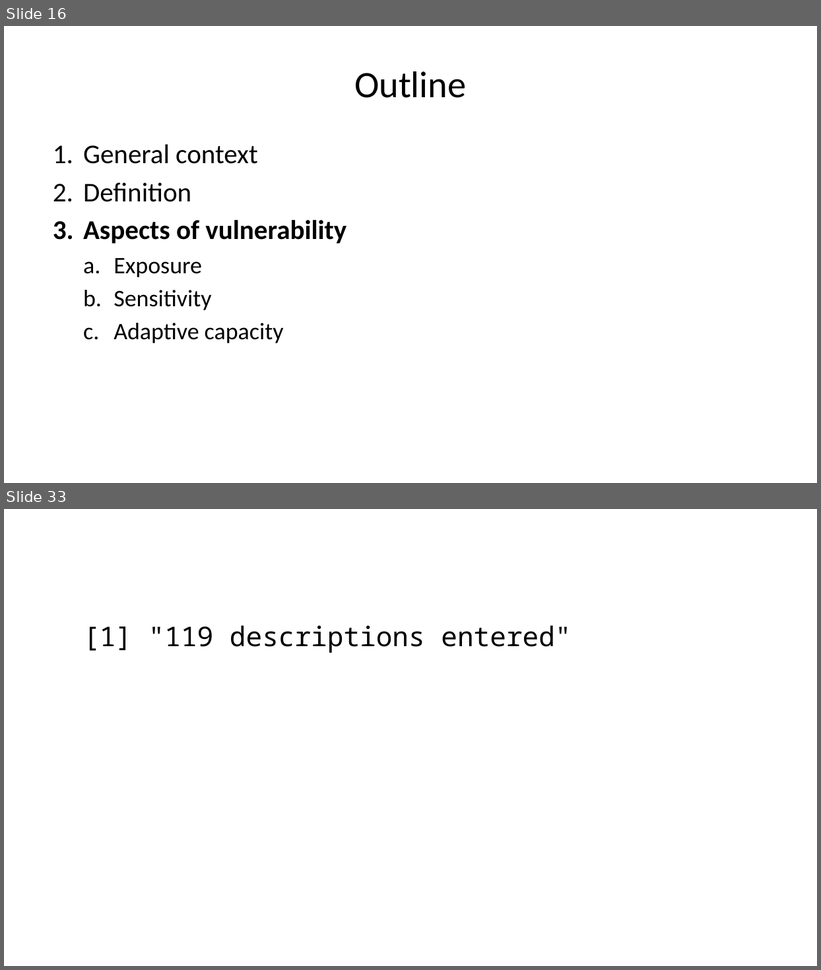
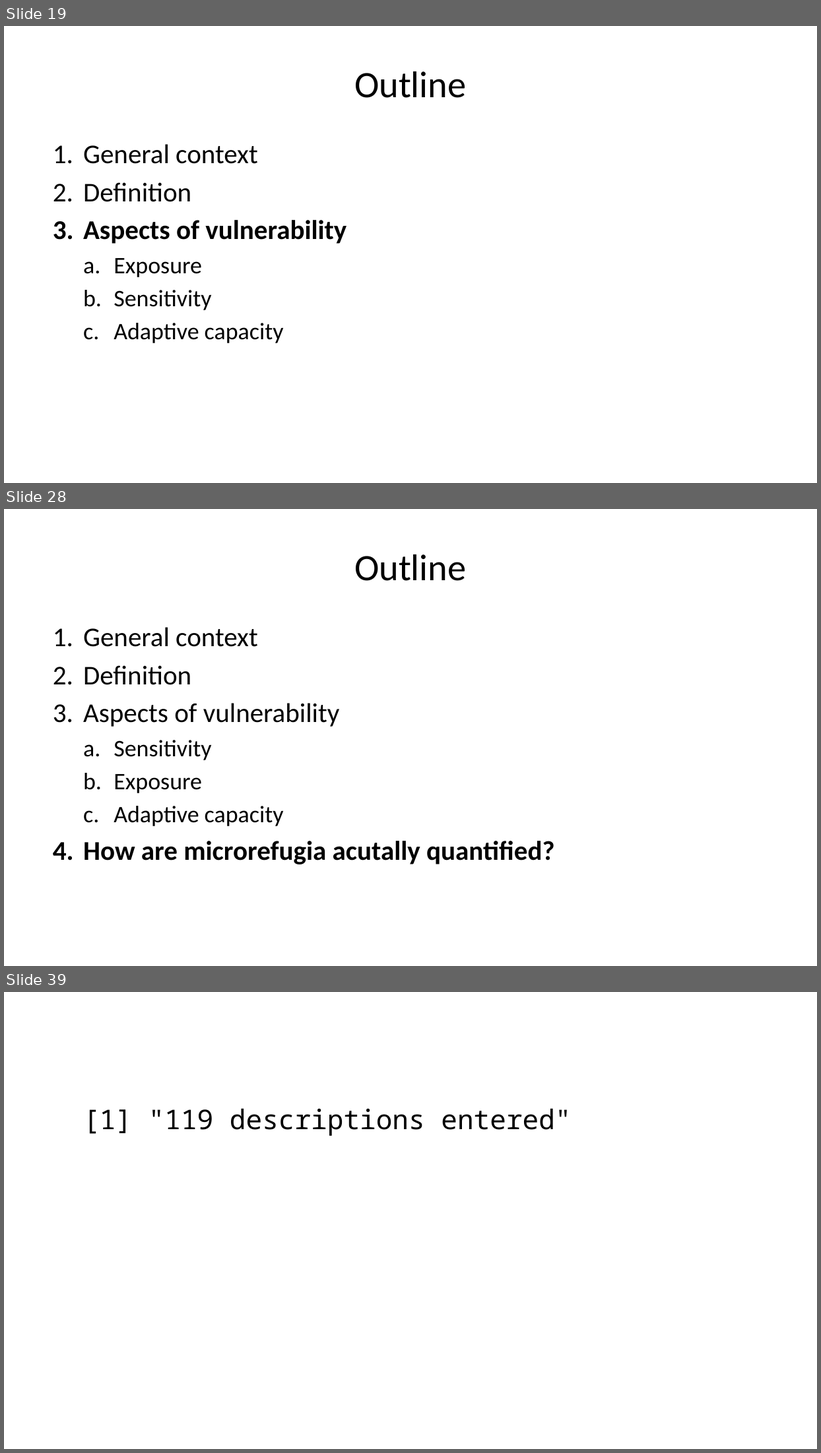
Before and after one commit to admahood/microrefugia_review, a slide deck: microrefugia_review.pptx. Shown one above the other, each under a label of ours: slides 16 and 33 before the commit, slides 19, 28 and 39 after it; the slides between them are not shown. The pictures are 821x970 and 821x1453 pixels, drawn with LibreOffice and Linux fonts; fonts in the diff are those of the drawing. Boxes give left, top, right and bottom in pixels: in the first picture for what was removed or moved away, otherwise in the second. Text is boxed around its words. In the diff, an @@ line names an element or a change of style, - is before the commit and + after.

```diff
--- a/microrefugia_review.pptx
+++ b/microrefugia_review.pptx
@@ slide 28 added at bbox=[4, 509, 817, 966], background #FFFFFF @@
@@ title added at bbox=[354, 554, 466, 581], 33 pt, text #000000 @@
+Outline
@@ text added at bbox=[83, 627, 554, 865], 24 pt, text #000000 @@
+1. General context
+2. Definition
+3. Aspects of vulnerability
+  a. Sensitivity
+  b. Exposure
+  c. Adaptive capacity
+4. How are microrefugia acutally quantified?
@@ what was slide 16 is now slide 19 @@
@@ what was slide 33 is now slide 39 @@
```
Also in this commit, not shown: 2 slides changed, 6 other slides added, 1 slide removed, 12 other files.
